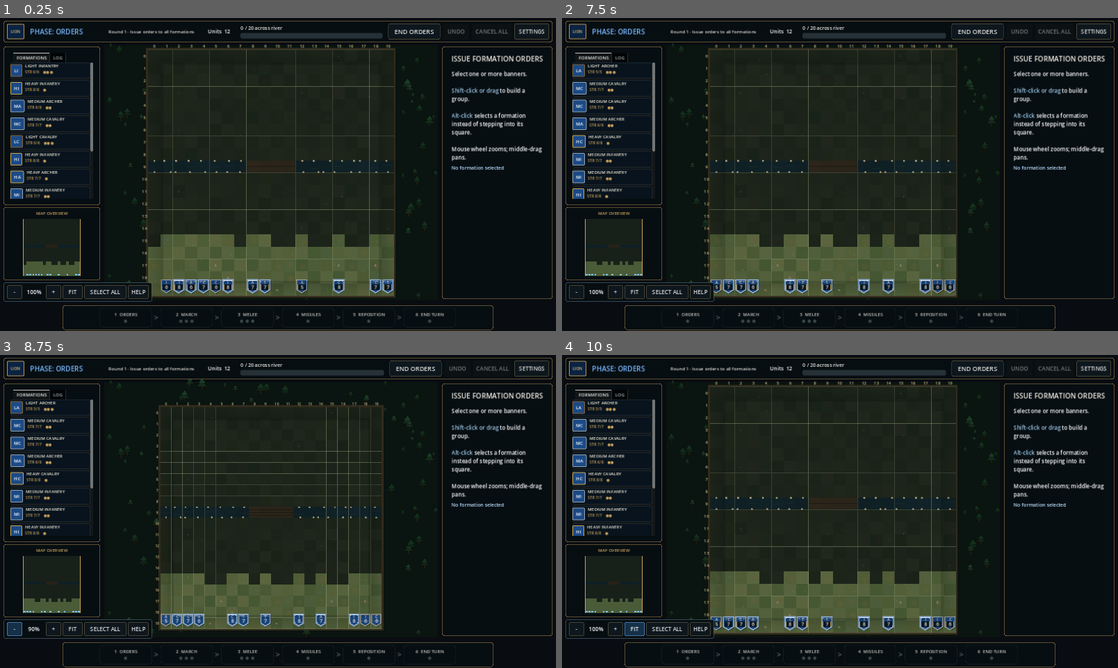
Above: before the commit, frames 1-4 (two rows, left to right).
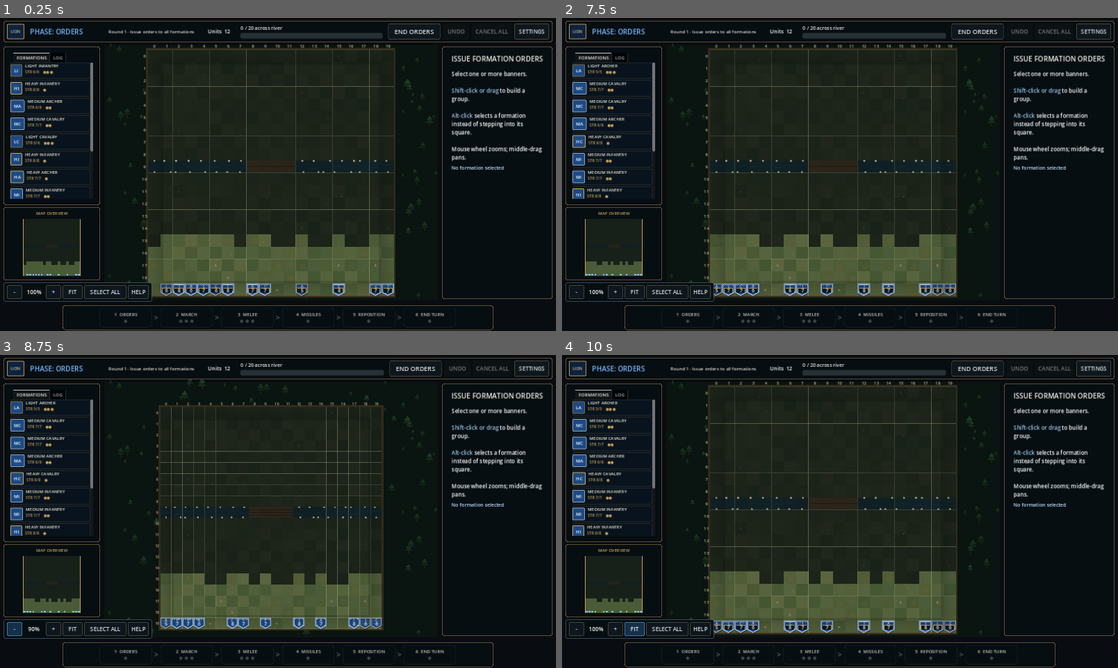
Above: after the commit, the same moments.

Repository: lucashald/stratego
Game: Godot game, scene res://scenes/main.tscn
Same seed, same stepped clock (60 frames per second), same inputs: the game is played once before the commit and once after it.
Inputs:
- Up to frame 1 (0.25 s): no input
- Up to frame 2 (7.5 s): click "END ORDERS" at 0.5 s; click "FIRST" at 1.25 s; click "PREV" at 2 s; click "ORDER REPOSITION" at 2.75 s; click "END REPOSITION" at 3.5 s; click "NEXT ROUND" at 4.25 s; click "END ORDERS" at 5 s; click "LAST" at 5.75 s; click "SET" at 6.5 s; click "NEW BRIDGE" at 7.25 s
- Up to frame 3 (8.75 s): click "-" at 8 s
- Up to frame 4 (10 s): click "+" at 8.75 s; click "FIT" at 9.5 s

The runs differ from the first frame. In frame 1, 1.2% of the frame differs, in the area x 28-71%, y 83-89%; in frame 2, 1.2%; in frame 3, 0.9%; in frame 4, 1.2%.

Commit message:
Square banners and a structured event log
Banners were 0.88 wide by 1.12 tall, so they overhung their cells and collided
between ranks. They are now square and sit inside a grid square, keeping the
pentagon design by compressing it to fit rather than extending past.

Frames regenerated square to match, so the art is no longer a tall pentagon
squashed sideways, and the weight distinction reads clearly at zoom. When frame
art is present it owns the silhouette, so the coloured field is inset to sit
inside it instead of poking through its notched bottom.

The event log becomes structured rows rather than running prose. Each carries a
type, formation, round, summary and detail, so filtering and search can be
added without reformatting. Granularity follows the spec: a formation's whole
march collapses into one entry naming its destination, every battle gets a row,
and an impulse in which nothing happened earns none. Clicking a row jumps
playback to that event, which is what lets one list stand in for a separate
battle queue.

Co-Authored-By: Claude Opus 5 <noreply@anthropic.com>

Diff:
--- a/new/scripts/board_view.gd
+++ b/new/scripts/board_view.gd
@@ -491,29 +491,38 @@
 
 func _draw_piece(piece: Dictionary, origin: Vector2, cell: float) -> void:
 	var center := _cell_center(piece.position, origin, cell)
-	# Edge deployments keep their banners inside the battlefield frame.
-	if int(piece.position.y) >= StrategoGame.BOARD_SIZE - 2:
-		center.y -= cell * 0.22
-	elif int(piece.position.y) <= 1:
-		center.y += cell * 0.22
 	var colors := _player_colors(int(piece.player))
 	var is_selected := int(piece.id) in selected_piece_ids
-	var scale := 1.12 if int(piece.id) == selected_piece_id else (1.03 if is_selected else 0.94)
-	var width := cell * 0.88 * scale
-	var height := cell * 1.12 * scale
-	var top := center - Vector2(width * 0.5, height * 0.55)
+	# Square, so a banner sits inside its grid square instead of overhanging into
+	# the ranks above and below. The pentagon is kept, compressed to fit the
+	# square rather than extending past it.
+	var scale := 1.06 if int(piece.id) == selected_piece_id else (0.99 if is_selected else 0.92)
+	var extent := cell * scale
+	var width := extent
+	var height := extent
+	var top := center - Vector2(width, height) * 0.5
 	var banner := PackedVector2Array([
 		top,
 		top + Vector2(width, 0),
-		top + Vector2(width, height * 0.76),
+		top + Vector2(width, height * 0.72),
 		top + Vector2(width * 0.5, height),
-		top + Vector2(0, height * 0.76),
+		top + Vector2(0, height * 0.72),
 	])
 	var shadow := PackedVector2Array()
 	for point in banner:
 		shadow.append(point + Vector2(cell * 0.06, cell * 0.08))
 	draw_colored_polygon(shadow, Color(0, 0, 0, 0.48))
-	draw_colored_polygon(banner, colors.fill)
+	# When frame art is present it owns the silhouette, so the coloured field is
+	# inset to sit inside it rather than poking through its notched bottom.
+	var framed_art := cell >= 52.0 and _frame_texture(String(piece.weight)) != null
+	if framed_art:
+		var centre_point := top + Vector2(width, height) * 0.5
+		var field := PackedVector2Array()
+		for point in banner:
+			field.append(centre_point + (point - centre_point) * 0.8)
+		draw_colored_polygon(field, colors.fill)
+	else:
+		draw_colored_polygon(banner, colors.fill)
 	_draw_weight_frame(piece, banner, top, width, height, cell, colors)
 	var can_see_identity := reveal_all or game.game_over or game.is_piece_revealed_to(piece, viewing_player)
 	if can_see_identity:
--- a/new/scripts/main.gd
+++ b/new/scripts/main.gd
@@ -57,6 +57,9 @@
 var event_panel: PanelContainer
 var left_tabs: TabContainer
 var roster_list: VBoxContainer
+var log_list: VBoxContainer
+var log_box_hidden: VBoxContainer
+var log_entries: Array[Dictionary] = []
 
 var spectator_mode := false
 var replay_view_mode := false
@@ -596,17 +599,138 @@
 	roster_list.add_theme_constant_override("separation", 5)
 	roster_scroll.add_child(roster_list)
 
-	var log_box := VBoxContainer.new()
-	log_box.name = "LOG"
-	left_tabs.add_child(log_box)
+	var log_scroll := ScrollContainer.new()
+	log_scroll.name = "LOG"
+	log_scroll.horizontal_scroll_mode = ScrollContainer.SCROLL_MODE_DISABLED
+	left_tabs.add_child(log_scroll)
+	log_list = VBoxContainer.new()
+	log_list.size_flags_horizontal = Control.SIZE_EXPAND_FILL
+	log_list.add_theme_constant_override("separation", 3)
+	log_scroll.add_child(log_list)
+	# The running commentary is kept, hidden, because the settings drawer and
+	# several call sites still write prose to it.
 	history = RichTextLabel.new()
 	history.bbcode_enabled = true
-	history.scroll_active = true
-	history.size_flags_vertical = Control.SIZE_EXPAND_FILL
-	history.add_theme_font_size_override("normal_font_size", 13)
-	log_box.add_child(history)
+	history.visible = false
+	log_box_hidden = VBoxContainer.new()
+	log_box_hidden.visible = false
+	add_child(log_box_hidden)
+	log_box_hidden.add_child(history)
 
 	left_tabs.size_flags_vertical = Control.SIZE_EXPAND_FILL
+
+
+## Builds the round's log entries from its events. Rows carry a type, the
+## formation they concern, the round, a one-line summary and a detail payload,
+## so filtering and search can be added later without reformatting.
+##
+## Granularity follows the spec: where a formation ended up, and every battle.
+## An impulse in which nothing happened earns no row, and a formation's whole
+## march collapses into a single entry naming its destination rather than one
+## row per square.
+func _rebuild_log(events: Array[Dictionary]) -> void:
+	var marches: Dictionary = {}
+	for index in events.size():
+		var event: Dictionary = events[index]
+		if not _event_is_known_to_viewer(event): continue
+		var action := String(event.get("action", ""))
+		if action == "move":
+			var mover := int(event.get("piece_id", StrategoGame.EMPTY))
+			if mover < 0: continue
+			# Keep only the last step, which is where the formation ended up.
+			marches[mover] = {"index": index, "to": event.get("to", Vector2i.ZERO), "from": marches.get(mover, {}).get("from", event.get("from", Vector2i.ZERO))}
+			continue
+		if action in ["melee", "crossing_battle", "retreat_battle"]:
+			log_entries.append(_battle_entry(event, index))
+		elif action in ["ranged", "ranged_fizzle"]:
+			log_entries.append(_shot_entry(event, index))
+	for mover in marches:
+		var march: Dictionary = marches[mover]
+		if mover >= game.pieces.size(): continue
+		var piece: Dictionary = game.pieces[mover]
+		log_entries.append({
+			"type": "move", "formation": mover, "round": game.round_number,
+			"index": int(march.index), "mine": int(piece.player) == StrategoGame.BLUE,
+			"summary": "%s marched to %s" % [game.piece_display_code(piece), str(march.to)],
+			"detail": "from %s" % str(march.from),
+		})
+	log_entries.sort_custom(func(a: Dictionary, b: Dictionary) -> bool: return int(a.index) < int(b.index))
+	_render_log()
+
+
+func _battle_entry(event: Dictionary, index: int) -> Dictionary:
+	var names: Array[String] = []
+	for id in event.get("participants", []):
+		if int(id) >= 0 and int(id) < game.pieces.size():
+			names.append(game.piece_display_code(game.pieces[int(id)]))
+	var winner := int(event.get("winner_id", StrategoGame.EMPTY))
+	var outcome := "bounced" if winner == StrategoGame.EMPTY else "%s won" % game.piece_display_code(game.pieces[winner])
+	return {
+		"type": "battle", "formation": winner, "round": game.round_number, "index": index,
+		"mine": winner >= 0 and winner < game.pieces.size() and int(game.pieces[winner].player) == StrategoGame.BLUE,
+		"summary": "%s at %s" % [" v ".join(names), str(event.get("to", Vector2i.ZERO))],
+		"detail": outcome,
+	}
+
+
+func _shot_entry(event: Dictionary, index: int) -> Dictionary:
+	var shooter := int(event.get("shooter_id", StrategoGame.EMPTY))
+	var fizzled := String(event.get("action", "")) == "ranged_fizzle"
+	var label := "shot fell short" if fizzled else "hit for %d" % int(event.get("defender_damage", 0))
+	return {
+		"type": "fizzle" if fizzled else "shot", "formation": shooter, "round": game.round_number, "index": index,
+		"mine": shooter >= 0 and shooter < game.pieces.size() and int(game.pieces[shooter].player) == StrategoGame.BLUE,
+		"summary": "%s %s" % [game.piece_display_code(game.pieces[shooter]) if shooter >= 0 and shooter < game.pieces.size() else "Archer", label],
+		"detail": str(event.get("to", Vector2i.ZERO)),
+	}
+
+
+const LOG_TINTS := {
+	"move": "#8fa5b8", "battle": "#ffb182", "shot": "#78e2f5", "fizzle": "#7d8794",
+}
+
+
+func _render_log() -> void:
+	if log_list == null: return
+	for child in log_list.get_children(): child.queue_free()
+	# Newest first: the interesting entry is almost always the most recent.
+	for offset in log_entries.size():
+		var entry: Dictionary = log_entries[log_entries.size() - 1 - offset]
+		log_list.add_child(_log_row(entry))
+
+
+func _log_row(entry: Dictionary) -> Control:
+	var row := Button.new()
+	row.custom_minimum_size.y = 38
+	row.focus_mode = Control.FOCUS_NONE
+	row.tooltip_text = String(entry.detail)
+	row.add_theme_stylebox_override("normal", _panel_style(Color("#08131d"), Color("#243440"), 1, 4))
+	row.add_theme_stylebox_override("hover", _panel_style(Color("#12283c"), HUD_BLUE, 1, 4))
+	# Clicking an entry jumps playback to it, which is what makes a single list
+	# serve in place of a separate battle queue.
+	row.pressed.connect(_on_log_row_pressed.bind(int(entry.index)))
+	var box := VBoxContainer.new()
+	box.set_anchors_and_offsets_preset(Control.PRESET_FULL_RECT)
+	box.add_theme_constant_override("separation", 0)
+	box.mouse_filter = Control.MOUSE_FILTER_IGNORE
+	row.add_child(box)
+	var head := Label.new()
+	head.text = "R%d  %s" % [int(entry.round), String(entry.summary)]
+	head.add_theme_font_size_override("font_size", 11)
+	head.add_theme_color_override("font_color", Color(String(LOG_TINTS.get(String(entry.type), "#c9c6bf"))))
+	box.add_child(head)
+	var tail := Label.new()
+	tail.text = String(entry.detail)
+	tail.add_theme_font_size_override("font_size", 10)
+	tail.add_theme_color_override("font_color", Color("#7f8a93"))
+	box.add_child(tail)
+	return row
+
+
+func _on_log_row_pressed(event_index: int) -> void:
+	if not resolution_mode or event_index < 0 or event_index >= resolution_events.size(): return
+	resolution_index = event_index
+	_present_resolution_event()
 
 
 ## One row per formation you command, whether or not it is selected, so the
@@ -926,6 +1050,7 @@
 	_log_line(("Round %d leftover movement resolved: %d events." if resolving_leftover else "Round %d movement, combat, and ranged attacks resolved: %d events.") % [resolved_round, events.size()], true)
 	for event: Dictionary in events:
 		_log_event(event)
+	_rebuild_log(events)
 	resolution_events = _visible_presentation_events(events)
 	if resolution_events.is_empty():
 		resolution_events.append({"action": "no_contact", "batch": "leftover" if resolving_leftover else "ranged", "combat": false, "result": "no_visible_contact"})
@@ -1674,6 +1799,9 @@
 
 
 func _clear_logs() -> void:
+	log_entries.clear()
+	if log_list != null:
+		for child in log_list.get_children(): child.queue_free()
 	history.clear()
 	settings_history.clear()
 
--- a/new/scripts/screenshot.gd
+++ b/new/scripts/screenshot.gd
@@ -16,6 +16,7 @@
 var _resolve := false
 var _zoom := 0.0
 var _pan := Vector2.ZERO
+var _tab := -1
 
 
 func _initialize() -> void:
@@ -29,6 +30,7 @@
 	_resolve = String(arguments.get("resolve", "0")) == "1"
 	_zoom = float(arguments.get("zoom", "0"))
 	_pan = Vector2(float(arguments.get("panx", "0")), float(arguments.get("pany", "0")))
+	_tab = int(arguments.get("tab", "-1"))
 	# In a SceneTree script `root` is the Window itself.
 	root.size = Vector2i(int(arguments.get("width", 1600)), int(arguments.get("height", 900)))
 	var packed: PackedScene = load("res://scenes/main.tscn")
@@ -54,6 +56,8 @@
 	if _started and _reveal and _main.get("board_view") != null:
 		_main.board_view.reveal_all = true
 		_main.board_view.queue_redraw()
+	if _tab >= 0 and _main.get("left_tabs") != null:
+		_main.left_tabs.current_tab = _tab
 	if _counted < _frames: return false
 	var image := root.get_texture().get_image()
 	image.save_png(_out)
Binary file changed: new/assets/frame_heavy.png
Binary file changed: new/assets/frame_light.png
Binary file changed: new/assets/frame_medium.png
